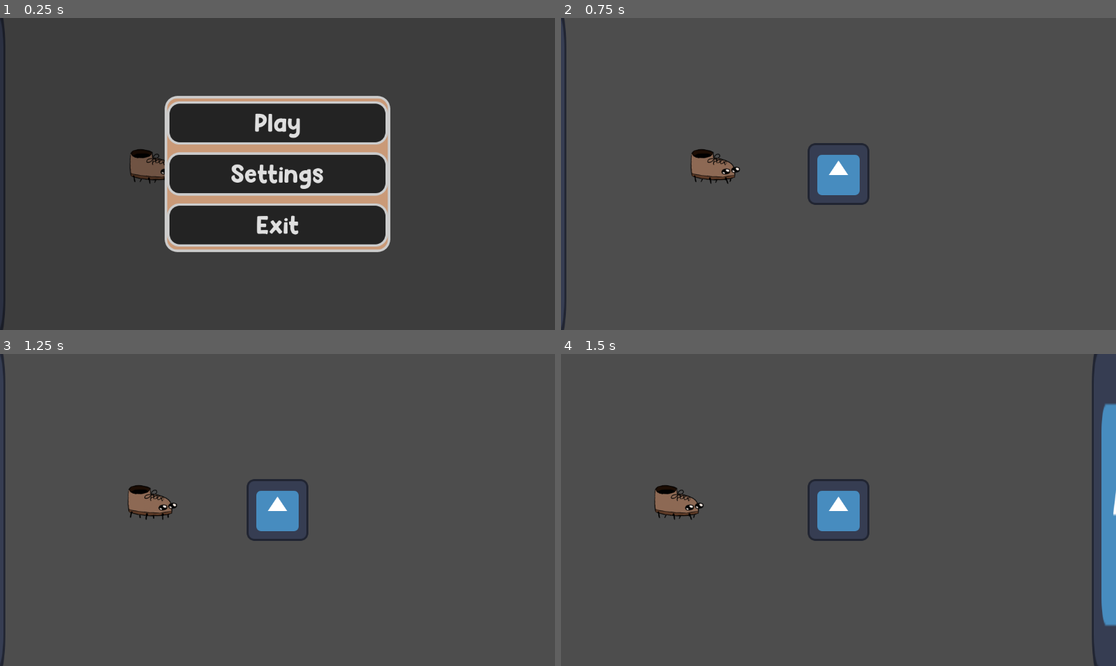
Above: before the commit, frames 1-4 (two rows, left to right).
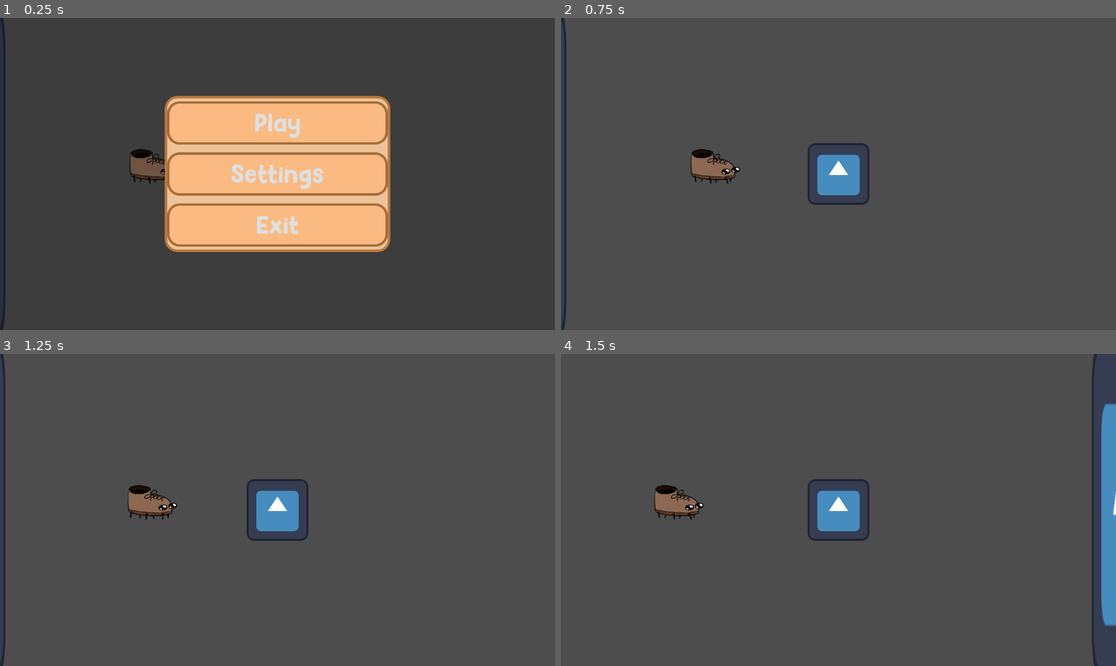
Above: after the commit, the same moments.

Repository: pokemeta/shoebugs-project
Game: Godot game, scene res://Scenes/testworld1.tscn
The game is run twice, just before and just after one commit, with the same random seed, the same clock (stepped at 60 frames per second) and the same inputs. The engine's default icon, where the game draws it, is replaced by a stand-in: a white triangle on a blue panel in a dark square.
Inputs:
- Up to frame 1 (0.25 s): no input
- Up to frame 2 (0.75 s): click "Play" at 0.5 s
- Up to frame 3 (1.25 s): no input
- Up to frame 4 (1.5 s): hold Right (ui_right) from 1.28 s (still down); tap E (interact) at 1.35 s

The runs differ from the first frame. In frame 1, 19% of the frame differs, in the area x 29-71%, y 24-76%; in frame 2, nothing differs; in frame 3, nothing differs; in frame 4, nothing differs.

Commit message:
Ui better

Diff:
--- a/Scenes/UI/EvolutionButton.tscn
+++ b/Scenes/UI/EvolutionButton.tscn
@@ -10,6 +10,7 @@
 border_width_top = 5
 border_width_right = 5
 border_width_bottom = 5
+border_color = Color(0.729412, 0.490196, 0.266667, 1)
 corner_radius_top_left = 25
 corner_radius_top_right = 25
 corner_radius_bottom_right = 25
--- /dev/null
+++ b/Scenes/UI/inventory.tscn
@@ -0,0 +1,124 @@
+[gd_scene load_steps=4 format=3 uid="uid://cansmauxetddt"]
+
+[ext_resource type="Theme" uid="uid://bu1wtqkrwnyj6" path="res://Themes/UITheme.tres" id="1_s6m5x"]
+
+[sub_resource type="StyleBoxFlat" id="StyleBoxFlat_dt15g"]
+bg_color = Color(0.933333, 0.764706, 0.6, 1)
+border_width_left = 5
+border_width_top = 5
+border_width_right = 5
+border_width_bottom = 5
+border_color = Color(0.644235, 0.42313, 0.211349, 1)
+corner_radius_top_left = 20
+corner_radius_top_right = 20
+corner_radius_bottom_right = 20
+corner_radius_bottom_left = 20
+
+[sub_resource type="StyleBoxFlat" id="StyleBoxFlat_osrsm"]
+bg_color = Color(0.980392, 0.745098, 0.509804, 1)
+border_width_left = 3
+border_width_top = 3
+border_width_right = 3
+border_width_bottom = 3
+border_color = Color(0.713726, 0.47451, 0.247059, 1)
+corner_radius_top_left = 10
+corner_radius_top_right = 10
+corner_radius_bottom_right = 10
+corner_radius_bottom_left = 10
+
+[node name="CanvasLayer" type="CanvasLayer"]
+
+[node name="Control" type="Control" parent="."]
+layout_mode = 3
+anchors_preset = 8
+anchor_left = 0.5
+anchor_top = 0.5
+anchor_right = 0.5
+anchor_bottom = 0.5
+grow_horizontal = 2
+grow_vertical = 2
+theme = ExtResource("1_s6m5x")
+
+[node name="PanelContainer" type="PanelContainer" parent="Control"]
+layout_mode = 1
+anchors_preset = 8
+anchor_left = 0.5
+anchor_top = 0.5
+anchor_right = 0.5
+anchor_bottom = 0.5
+offset_left = -303.0
+offset_top = -44.0
+offset_right = 304.0
+offset_bottom = 38.0
+grow_horizontal = 2
+grow_vertical = 2
+theme_override_styles/panel = SubResource("StyleBoxFlat_dt15g")
+
+[node name="HBoxContainer" type="HBoxContainer" parent="Control/PanelContainer"]
+custom_minimum_size = Vector2(588.42, 0)
+layout_mode = 2
+size_flags_horizontal = 4
+theme_override_constants/separation = 8
+
+[node name="Panel" type="Panel" parent="Control/PanelContainer/HBoxContainer"]
+custom_minimum_size = Vector2(0, 59)
+layout_mode = 2
+size_flags_horizontal = 3
+size_flags_vertical = 4
+theme_override_styles/panel = SubResource("StyleBoxFlat_osrsm")
+
+[node name="Panel2" type="Panel" parent="Control/PanelContainer/HBoxContainer"]
+custom_minimum_size = Vector2(0, 59)
+layout_mode = 2
+size_flags_horizontal = 3
+size_flags_vertical = 4
+theme_override_styles/panel = SubResource("StyleBoxFlat_osrsm")
+
+[node name="Panel3" type="Panel" parent="Control/PanelContainer/HBoxContainer"]
+custom_minimum_size = Vector2(0, 59)
+layout_mode = 2
+size_flags_horizontal = 3
+size_flags_vertical = 4
+theme_override_styles/panel = SubResource("StyleBoxFlat_osrsm")
+
+[node name="Panel4" type="Panel" parent="Control/PanelContainer/HBoxContainer"]
+custom_minimum_size = Vector2(0, 59)
+layout_mode = 2
+size_flags_horizontal = 3
+size_flags_vertical = 4
+theme_override_styles/panel = SubResource("StyleBoxFlat_osrsm")
+
+[node name="Panel5" type="Panel" parent="Control/PanelContainer/HBoxContainer"]
+custom_minimum_size = Vector2(0, 59)
+layout_mode = 2
+size_flags_horizontal = 3
+size_flags_vertical = 4
+theme_override_styles/panel = SubResource("StyleBoxFlat_osrsm")
+
+[node name="Panel6" type="Panel" parent="Control/PanelContainer/HBoxContainer"]
+custom_minimum_size = Vector2(0, 59)
+layout_mode = 2
+size_flags_horizontal = 3
+size_flags_vertical = 4
+theme_override_styles/panel = SubResource("StyleBoxFlat_osrsm")
+
+[node name="Panel7" type="Panel" parent="Control/PanelContainer/HBoxContainer"]
+custom_minimum_size = Vector2(0, 59)
+layout_mode = 2
+size_flags_horizontal = 3
+size_flags_vertical = 4
+theme_override_styles/panel = SubResource("StyleBoxFlat_osrsm")
+
+[node name="Panel8" type="Panel" parent="Control/PanelContainer/HBoxContainer"]
+custom_minimum_size = Vector2(0, 59)
+layout_mode = 2
+size_flags_horizontal = 3
+size_flags_vertical = 4
+theme_override_styles/panel = SubResource("StyleBoxFlat_osrsm")
+
+[node name="Panel9" type="Panel" parent="Control/PanelContainer/HBoxContainer"]
+custom_minimum_size = Vector2(0, 59)
+layout_mode = 2
+size_flags_horizontal = 3
+size_flags_vertical = 4
+theme_override_styles/panel = SubResource("StyleBoxFlat_osrsm")
--- a/Scenes/UI/sbinteraction.tscn
+++ b/Scenes/UI/sbinteraction.tscn
@@ -9,6 +9,7 @@
 border_width_top = 5
 border_width_right = 5
 border_width_bottom = 5
+border_color = Color(0.729412, 0.490196, 0.266667, 1)
 corner_radius_top_left = 25
 corner_radius_top_right = 25
 corner_radius_bottom_right = 25
--- a/Themes/UITheme.tres
+++ b/Themes/UITheme.tres
@@ -5,22 +5,24 @@
 [sub_resource type="StyleBoxEmpty" id="StyleBoxEmpty_xto84"]
 
 [sub_resource type="StyleBoxFlat" id="StyleBoxFlat_m74om"]
-bg_color = Color(0.219501, 0.219501, 0.219501, 1)
+bg_color = Color(0.966986, 0.690725, 0.403594, 1)
 border_width_left = 5
 border_width_top = 5
 border_width_right = 5
 border_width_bottom = 5
+border_color = Color(0.729412, 0.490196, 0.266667, 1)
 corner_radius_top_left = 25
 corner_radius_top_right = 25
 corner_radius_bottom_right = 25
 corner_radius_bottom_left = 25
 
 [sub_resource type="StyleBoxFlat" id="StyleBoxFlat_gy285"]
-bg_color = Color(0.138034, 0.138034, 0.138034, 1)
+bg_color = Color(0.980392, 0.729412, 0.509804, 1)
 border_width_left = 5
 border_width_top = 5
 border_width_right = 5
 border_width_bottom = 5
+border_color = Color(0.64177, 0.424232, 0.218978, 1)
 corner_radius_top_left = 25
 corner_radius_top_right = 25
 corner_radius_bottom_right = 25
@@ -28,11 +30,12 @@
 corner_detail = 20
 
 [sub_resource type="StyleBoxFlat" id="StyleBoxFlat_3u1k3"]
-bg_color = Color(0, 0, 0, 1)
+bg_color = Color(0.868925, 0.561026, 0.201146, 1)
 border_width_left = 5
 border_width_top = 5
 border_width_right = 5
 border_width_bottom = 5
+border_color = Color(0.729412, 0.490196, 0.266667, 1)
 corner_radius_top_left = 25
 corner_radius_top_right = 25
 corner_radius_bottom_right = 25
@@ -42,11 +45,12 @@
 bg_color = Color(0, 0, 0, 0.207843)
 
 [sub_resource type="StyleBoxFlat" id="StyleBoxFlat_recyc"]
-bg_color = Color(0.792157, 0.603922, 0.470588, 1)
+bg_color = Color(0.933333, 0.764706, 0.6, 1)
 border_width_left = 5
 border_width_top = 5
 border_width_right = 5
 border_width_bottom = 5
+border_color = Color(0.713726, 0.47451, 0.247059, 1)
 corner_radius_top_left = 25
 corner_radius_top_right = 25
 corner_radius_bottom_right = 25
@@ -58,6 +62,7 @@
 border_width_top = 5
 border_width_right = 5
 border_width_bottom = 5
+border_color = Color(0.729412, 0.490196, 0.266667, 1)
 corner_radius_top_left = 25
 corner_radius_top_right = 25
 corner_radius_bottom_right = 25
@@ -69,6 +74,7 @@
 border_width_top = 5
 border_width_right = 5
 border_width_bottom = 5
+border_color = Color(0.729412, 0.490196, 0.266667, 1)
 corner_radius_top_left = 25
 corner_radius_top_right = 25
 corner_radius_bottom_right = 25
Not shown: 1 places in Scenes/UI/EvolutionButton.tscn that only renumber resources
